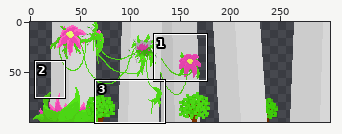
Two states of a sprite sheet, sprites/spr_junglebckgrnd_middle/3fb82b8f-982a-4055-812a-0d083a6b7ca0.png. The picture above shows the old version from afar; the outline marks the close-up.
Close-up. Before the commit:
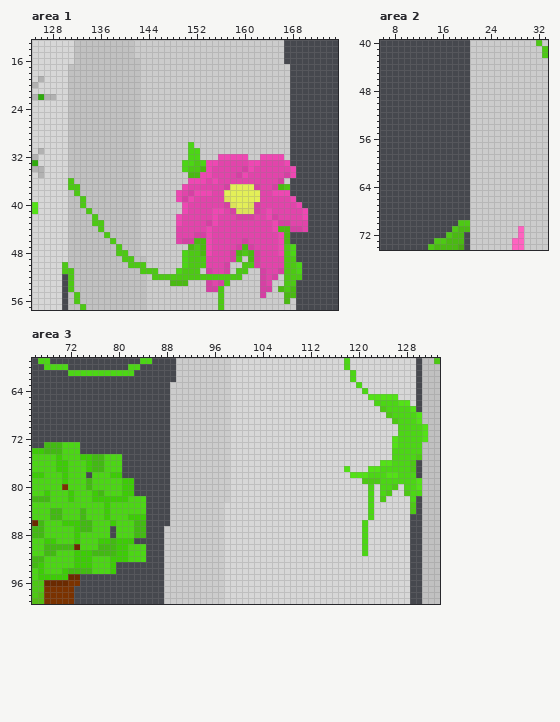
The file is 300x100 pixels. Colours within 5 levels of each other are drawn and written as one. Shown: area 1: x 125..175, y 13..57; area 2: x 6..33, y 40..74; area 3: x 66..133, y 59..99. The commit also changed other parts of the picture, which this record leaves out.
After the commit:
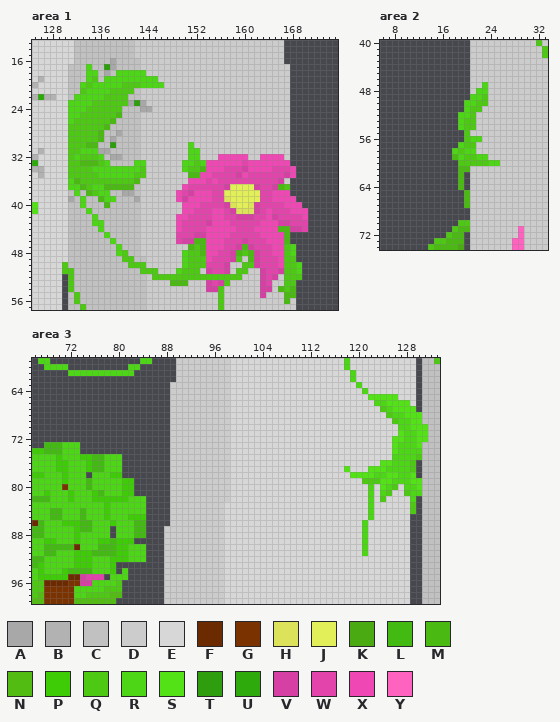
Palette (. is transparent): A #a8a8a8  B #b2b2b2  C #c1c1c1  D #cccccc  E #d7d7d7  F #6b2a00  G #7a3200  H #dce25a  J #e3ef58  K #49aa11  L #42ba12  M #4aba12  N #53bc12  P #3dcc06  Q #4dc914  R #4cd615  S #53e216  T #2e9e0f  U #2faa0d  V #d640a4  W #e244ab  X #ef47b3  Y #ff63c0
From old to new:
Changed rows in their new state; - is an unchanged pixel.
Area 1:
first column x 131:
16 -------A-------------------------------
17 ---R--TA-------------------------------
18 ---RR-A-RRRRR--------------------------
19 ---RQ-RRRRRRRRR------------------------
20 --RQRRRRRQQQRRRR-----------------------
21 --QRRRRQQQQ----------------------------
22 -RRRRRQQQQ-----------------------------
23 RRRRQQQQQQATA--------------------------
24 RRRQQQQQQ---AA-------------------------
25 RRQQQQQQM------------------------------
26 RQQQQQQM-------------------------------
27 QQQQQQM--------------------------------
28 QQQQQM--A------------------------------
29 QQQQQM-A-------------------------------
30 QQQMM--T-------------------------------
31 QQRRRAA--------------------------------
32 QRQQQR-AA------------------------------
33 QQMMMQR----RR------------XXXX---XXXX---
34 QQQQRRRRRRRRQ-----------XX-----XXX-----
35 QQQQQRRRRRRQQ--------------------------
36 RMQQQQQQQQQM---------------------------
37 RRMQRRMMMMM----------------------------
38 -R-MQRR--AA----------------------------
39 A-R--MRR---A---------XXX----------XXX--
40 --R---M-------------XX--------------XX-
41 ---R----------------X----------------XX
42 ----R--------------X-----X-------------
43 ----RR-------------------XX-----XX-----
44 -----R------------X-----XXXX---XXX-----
45 ------R-----------------XXX-----XXX----
46 -------R----------------XX-------XX----
47 --------R---------------XX--------X----
48 --------R---------------X---------X----
49 -----------------------X-----------X---
50 -----------------------------------X---
Area 2:
first column x 18:
47 -----R--
48 ----RR--
49 ---RRQ--
50 --RRQQ--
51 --RQQ---
52 -RRQ----
53 -RQQ----
54 -RQQ----
55 --Q-----
56 --QRR---
57 -RQQ----
58 RQRR----
59 MRQQRR--
60 -QQQQQRR
61 -MM-----
62 -M------
63 -M------
64 -M------
65 --M-----
66 --M-----
67 --M-----
Area 3:
first column x 122:
 66 ---SS----
 67 ----SSS--
 68 ------SS-
 69 -------S-
 70 -------SS
 71 -----S--S
 72 -----S--S
 73 --------S
 74 ----S----
 77 --S------
 78 S------S-
 79 --SS---S-
 80 --S------
first column x 73:
 94 --------R
 95 -VWWW-RRR
 96 -VVRRRRQ-
 97 RRRRRQQQ-
 98 RRQQQQNN-
 99 NNNNNNN--
Boxes around the changes in both close-ups, in picture pixels (x1, y1, x2, y2):
changed: (68, 58, 164, 256)
changed: (176, 160, 302, 268)
changed: (452, 82, 500, 208)
changed: (368, 400, 422, 490)
added: (74, 568, 128, 604)
